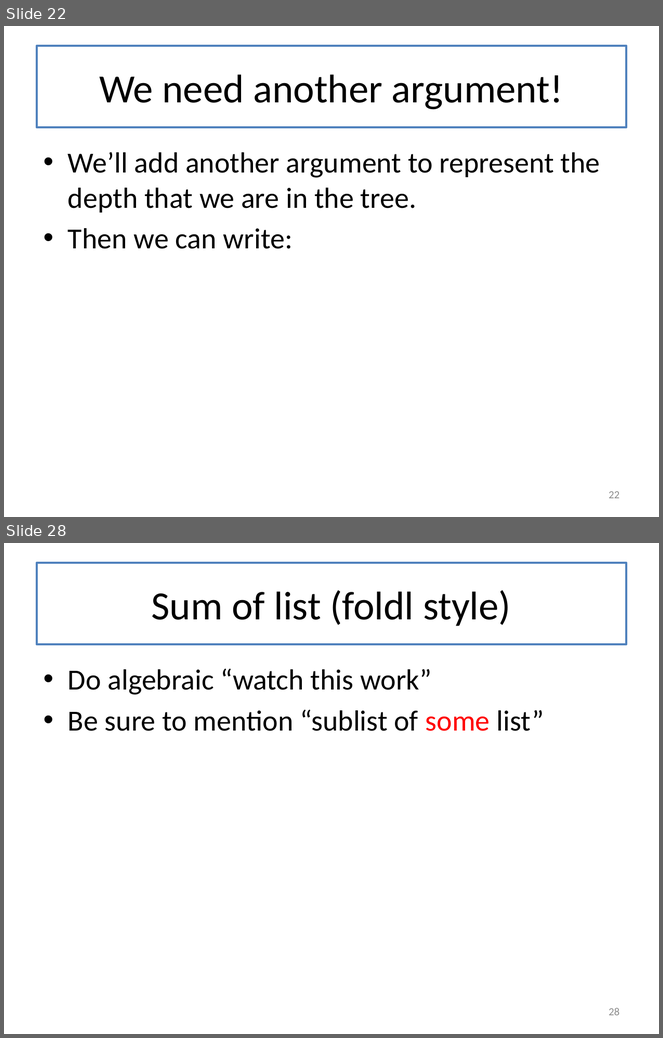
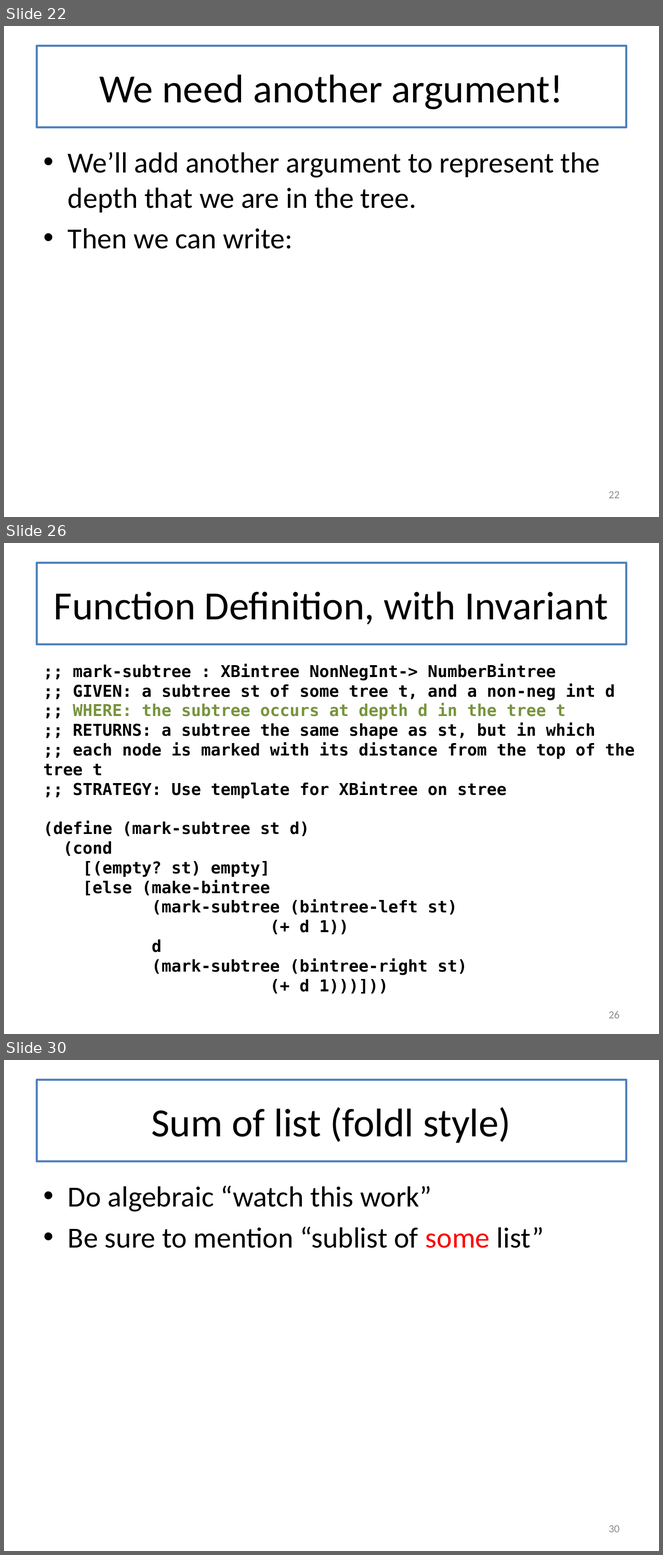
Before and after one commit to mwand/cs5010f17, a slide deck: Slides/Lesson 7.1-7.3 Invariants Combined.pptx. Shown one above the other, each under a label of ours: slides 22 and 28 before the commit, slides 22, 26 and 30 after it; the slides between them are not shown. The pictures are 663x1038 and 663x1555 pixels, drawn with LibreOffice and Linux fonts; fonts in the diff are those of the drawing. Boxes give left, top, right and bottom in pixels: in the first picture for what was removed or moved away, otherwise in the second. Text is boxed around its words. In the diff, an @@ line names an element or a change of style, - is before the commit and + after.

```diff
--- a/Slides/Lesson 7.1-7.3 Invariants Combined.pptx
+++ b/Slides/Lesson 7.1-7.3 Invariants Combined.pptx
@@ slide 26 added at <box>4,543,659,1034</box>, background #FFFFFF @@
@@ title added at <box>37,563,626,644</box>, fill #FFFFFF, outline #4F81BD 2.25 pt, 44 pt, text #000000 @@
+Function Definition, with Invariant
@@ text added at <box>44,664,635,976</box>, 18 pt, text #000000, bold @@
+;; mark-subtree : XBintree NonNegInt-> NumberBintree
+;; GIVEN: a subtree st of some tree t, and a non-neg int d
+;; WHERE: the subtree occurs at depth d in the tree t
+;; RETURNS: a subtree the same shape as st, but in which
+;; each node is marked with its distance from the top of the tree t
+;; STRATEGY: Use template for XBintree on stree
+(define (mark-subtree st d)
+(cond
+[(empty? st) empty]
+[else (make-bintree
+(mark-subtree (bintree-left st)
+(+ d 1))
+d
+(mark-subtree (bintree-right st)
+(+ d 1)))]))
@@ page number added at <box>609,1012,620,1019</box>, 12 pt, text #8C8C8C @@
+26
@@ what was slide 28 is now slide 30 @@
@@ page number at <box>609,1525,620,1533</box>: text changed @@
-28
+30
```
Also in this commit, not shown: 9 slides changed, 2 other slides added, 1 slide removed, 1 other file.
